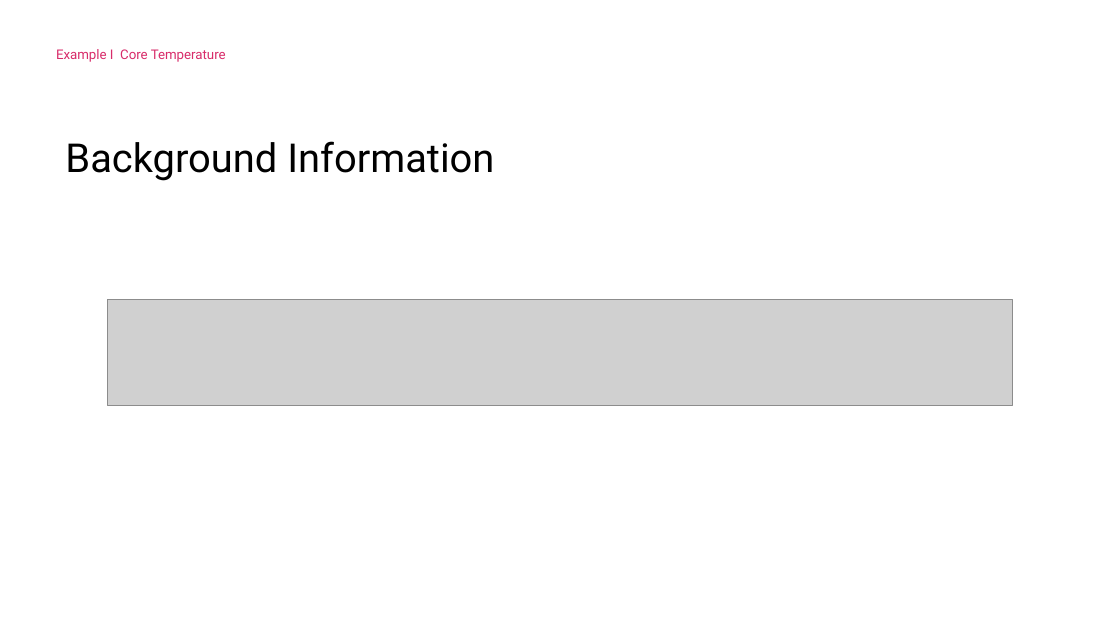
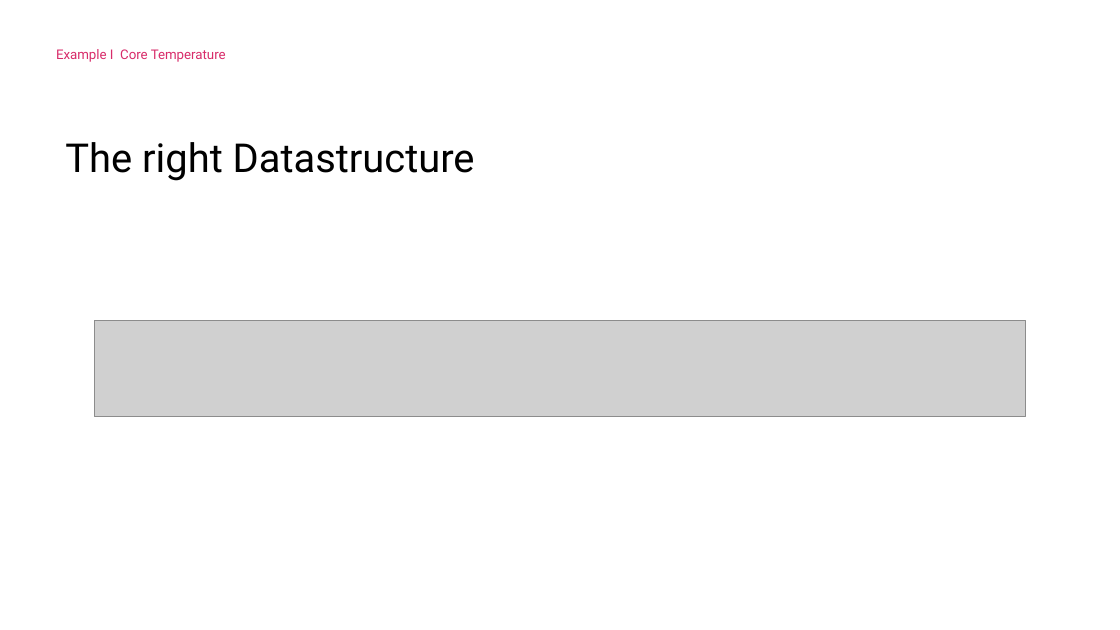
Before and after one commit to ILikeSahne/PerformanceOptimizationsInCSharp, a slide deck: slide 94 of Powerpoint.pptx (slide 95 before the commit). Drawn at 1120x630 pixels with LibreOffice and Linux fonts; fonts in the diff are those of the drawing; grey boxes stand for pictures; background and template pictures are left out. Boxes give left, top, right and bottom in pixels: in the first picture for what was removed or moved away, otherwise in the second. Text is boxed around its words. In the diff, an @@ line names an element or a change of style, - is before the commit and + after.

```diff
--- a/Powerpoint.pptx
+++ b/Powerpoint.pptx
@@ text at [65, 142, 475, 181]: text changed @@
-Background Information
+The right Datastructure
@@ picture: place and size @@
-picture at [107, 300, 1012, 405]
+picture at [94, 320, 1025, 417]
```
Also in this commit, not shown: 11 other slides changed, 36 slides added, 1 slide removed, 11 other files.
